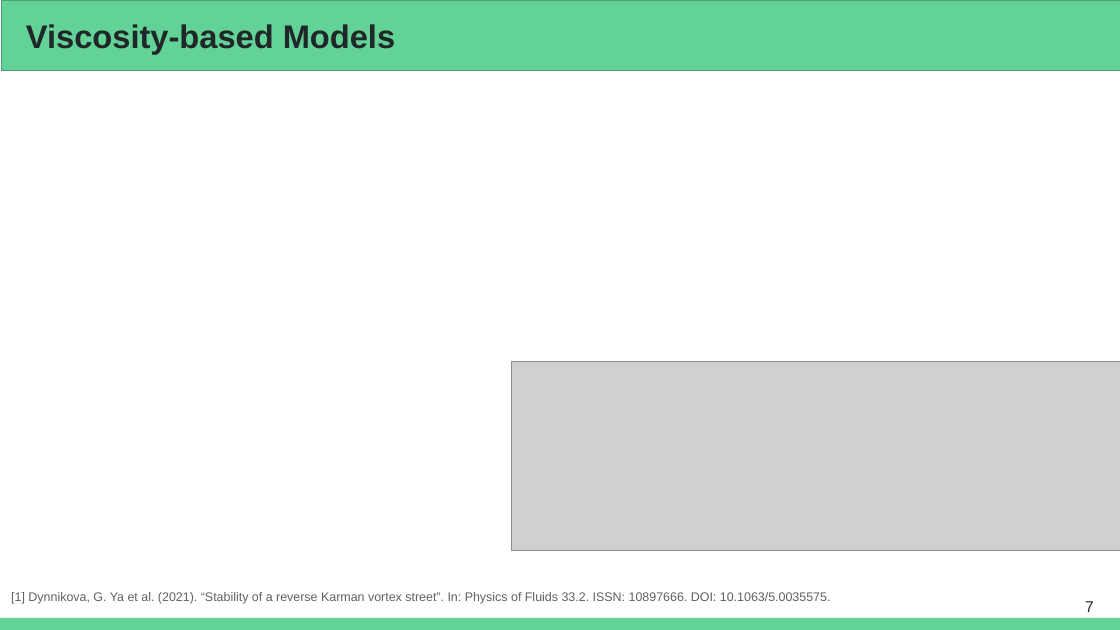
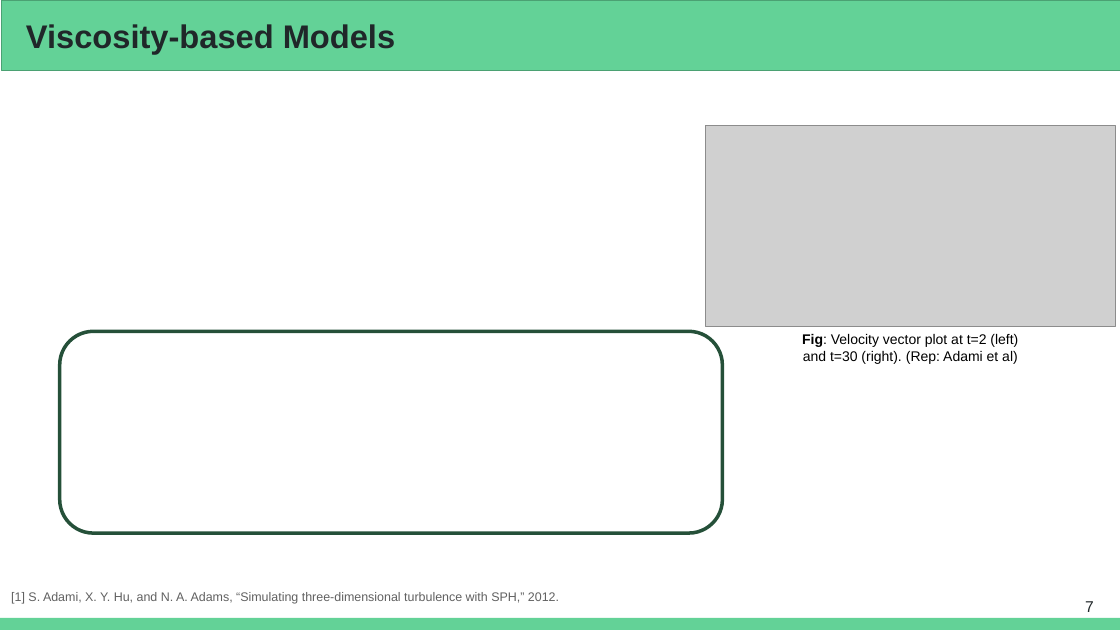
Before and after one commit to Prajwal-Prathiksh/ddp-thesis, a slide deck: slide 7 of report/DDP Stage I - 2022.pptx. Drawn at 1120x630 pixels with LibreOffice and Linux fonts; fonts in the diff are those of the drawing; grey boxes stand for pictures. Boxes give left, top, right and bottom in pixels: in the first picture for what was removed or moved away, otherwise in the second. Text is boxed around its words. In the diff, an @@ line names an element or a change of style, - is before the commit and + after.

```diff
--- a/report/DDP Stage I - 2022.pptx
+++ b/report/DDP Stage I - 2022.pptx
@@ picture added at bbox=[706, 125, 1115, 327] @@
@@ rounded rectangle added at bbox=[60, 331, 723, 533], outline #26503A 3 pt @@
@@ text added at bbox=[802, 334, 1018, 364], 12 pt, text #000000 @@
+Fig: Velocity vector plot at t=2 (left) and t=30 (right). (Rep: Adami et al)
@@ picture removed at bbox=[512, 361, 1120, 550] @@
@@ text at bbox=[11, 592, 559, 604]: text changed @@
-[1] Dynnikova, G. Ya et al. (2021). “Stability of a reverse Karman vortex street”. In: Physics of Fluids 33.2. ISSN: 10897666. DOI: 10.1063/5.0035575.
+[1] S. Adami, X. Y. Hu, and N. A. Adams, “Simulating three-dimensional turbulence with SPH,” 2012.
```
Also in this commit, not shown: 1 other slide changed, 2 slides added, 2 slides removed.
